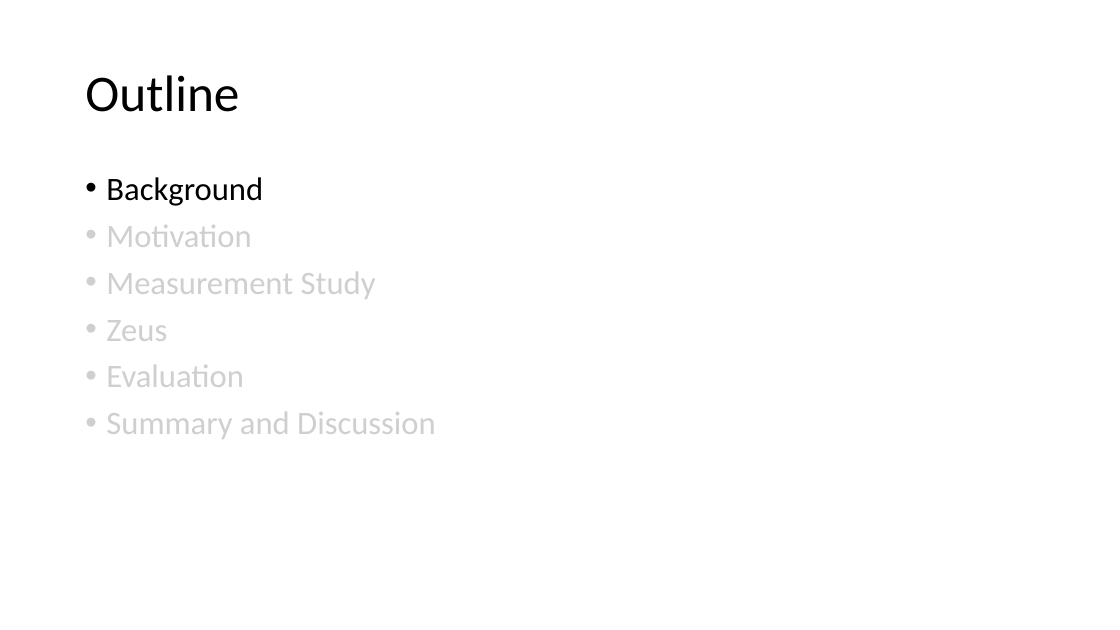
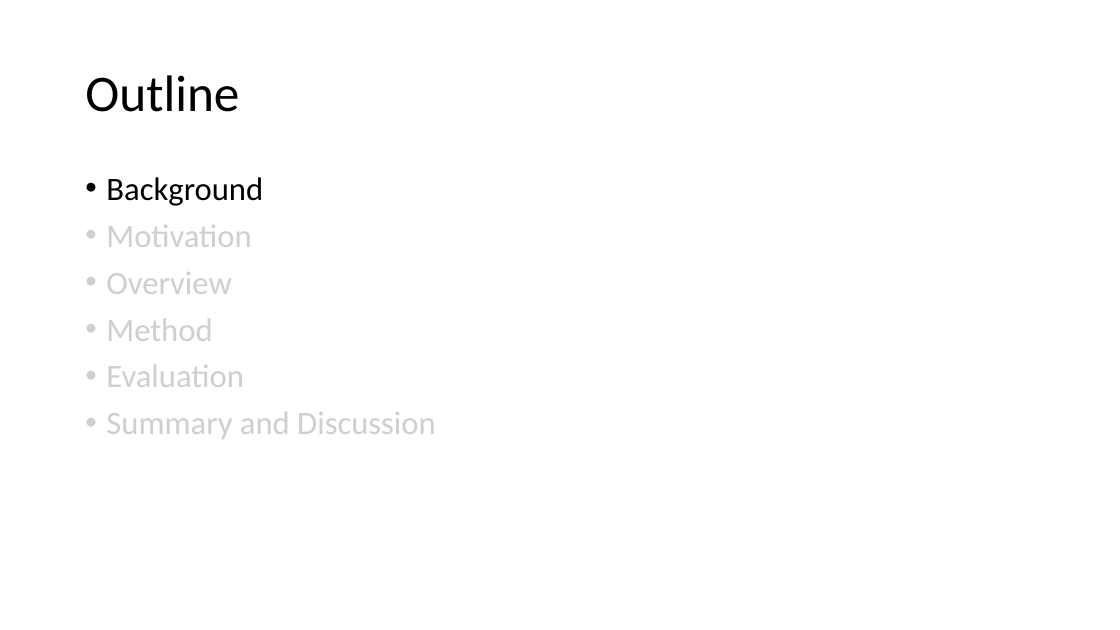
Before and after one commit to LukeLIN-web/CS345, a slide deck: slide 6 of paperview/zeuspresentation.pptx. Drawn at 1120x630 pixels with LibreOffice and Linux fonts; fonts in the diff are those of the drawing. Boxes give left, top, right and bottom in pixels: in the first picture for what was removed or moved away, otherwise in the second. Text is boxed around its words. In the diff, an @@ line names an element or a change of style, - is before the commit and + after.

```diff
--- a/paperview/zeuspresentation.pptx
+++ b/paperview/zeuspresentation.pptx
@@ text at bbox=[106, 272, 231, 341]: text changed @@
-• Measurement Study
-• Zeus
+• Overview
+• Method
```
Also in this commit, not shown: 3 other slides changed, 15 slides added, 1 slide removed, 6 other files.
